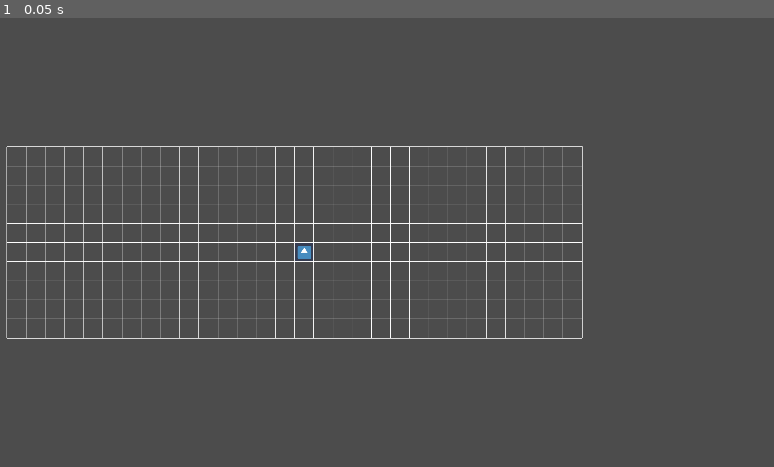
Above: before the commit, frame 1.
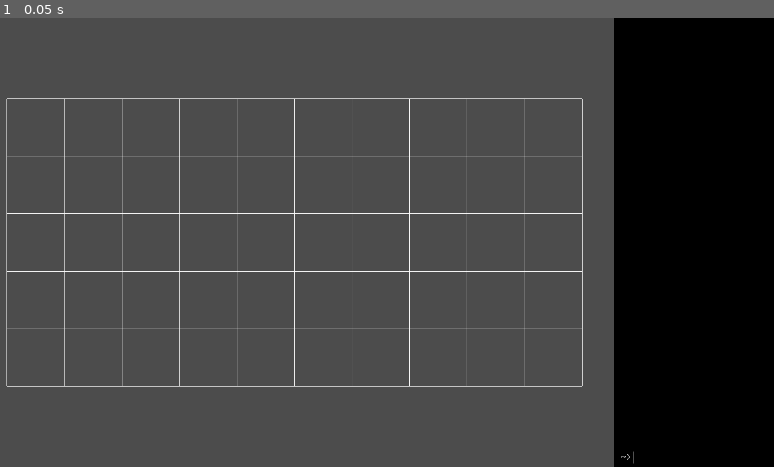
Above: after the commit, the same moment.

Repository: jwikiera/ggj23_root
Game: Godot game, scene res://Scenes/MainScene.tscn
Same seed, same stepped clock (60 frames per second), same inputs: the game is played once before the commit and once after it. The engine's default icon, where the game draws it, is replaced by a stand-in: a white triangle on a blue panel in a dark square.
Inputs:
- Up to frame 1 (0.05 s): no input

The runs differ from the first frame. In frame 1, 24% of the frame differs, in the area x 0-100%, y 0-100%.

Commit message:
moved grid functs to Folder

Diff:
--- a/godot_project/Elements/Element.gd
+++ b/godot_project/Elements/Element.gd
@@ -1,4 +1,4 @@
-extends Node
+extends Node2D
 
 class_name Element
 
@@ -9,7 +9,7 @@
 var parent
 
 # position dans la grille (unité : case)
-var position : Vector2
+#var position : Vector2
 
 # type de l'élément
 enum Type{
--- a/godot_project/Elements/Folder.gd
+++ b/godot_project/Elements/Folder.gd
@@ -1,4 +1,4 @@
-extends "res://Elements/Element.gd"
+extends Element
 
 class_name Folder
 
@@ -6,18 +6,71 @@
 
 var children: Array
 
+var cell_amount_x
+var cell_amount_y
 
-# Declare member variables here. Examples:
-# var a = 2
-# var b = "text"
+var grid = []
 
 
-# Called when the node enters the scene tree for the first time.
+var _cell_scene
+
 func _ready():
-	pass # Replace with function body.
+	print("Folder scene loaded")
+	add_child(Globals.console)
+	_cell_scene = load("res://Grid/Cell.tscn")
+	cell_amount_x = 10
+	cell_amount_y = 5
+	init_grid()
+	#print_grid_debug()
 
-#func addChild(child : Element):
-#	children.append(child)
+func _draw():
+	draw_grid_lines()
+
+#	var index = Vector2(int(Globals.grid_size_x / 2), int(Globals.grid_size_y / 2))
+#	draw_rect(Rect2(Globals.get_grid_pos_x() + index.x * Globals.get_grid_x_cell_size(),
+#		Globals.get_grid_pos_y() + index.y * Globals.get_grid_y_cell_size(), 5, 5), Color(1, 1, 1))
+
+#func fill_grid(grid):
+
+func _process(delta):
+	update()
+
+
+func init_grid():
+	pass
+#	for i in range(Globals.grid_size_y):
+#		Globals.grid.append([])
+#		for j in range(Globals.grid_size_x):
+#			var cell = _cell_scene.instance()
+#			add_child(cell)
+#			Globals.grid[i].append(cell)
+
+func print_grid_debug():
+	for i in range(Globals.grid_size_y):
+		for j in range(Globals.grid_size_x):
+			print(Globals.grid[i][j])
+
+func draw_grid_lines():
+	var x_size: float = GridUtils.get_grid_x_cell_size(self)
+	var y_size: float = GridUtils.get_grid_y_cell_size(self)
+
+	var i: int = 0 # y
+	while i < cell_amount_y + 1:
+		draw_line(
+			Vector2(GridUtils.get_grid_pos_x(self), GridUtils.get_grid_pos_y(self) + i * y_size),
+			Vector2(GridUtils.get_grid_pos_x(self) + cell_amount_x * x_size, GridUtils.get_grid_pos_y(self) + i * y_size),
+			Globals.COLORS['WHITE']
+		)
+		i += 1
+
+	var j: int = 0 # x
+	while j < cell_amount_x + 1:
+		draw_line(
+			Vector2(GridUtils.get_grid_pos_x(self) + j * x_size, GridUtils.get_grid_pos_y(self)),
+			Vector2(GridUtils.get_grid_pos_x(self) + j * x_size, GridUtils.get_grid_pos_y(self) + cell_amount_y * y_size),
+			Globals.COLORS['WHITE']
+		)
+		j += 1
 
 
 ######################
--- a/godot_project/Elements/Folder.tscn
+++ b/godot_project/Elements/Folder.tscn
@@ -1,5 +1,6 @@
-[gd_scene format=2]
+[gd_scene load_steps=2 format=2]
+
+[ext_resource path="res://Elements/Folder.gd" type="Script" id=1]
 
 [node name="Folder" type="Node2D"]
-
-[node name="CollisionShape2D" type="CollisionShape2D" parent="."]
+script = ExtResource( 1 )
--- a/godot_project/Player/Player.gd
+++ b/godot_project/Player/Player.gd
@@ -8,7 +8,7 @@
 	sprite_node = get_node("Sprite")
 	move_to_grid_center()
 	scale_self_to_grid()
-	print(Globals.get_index_from_physical_coords(Vector2(500, 500)))
+	#print(Globals.get_index_from_physical_coords(Vector2(500, 500)))
 
 func scale_self_to_grid():
 	var sprite_size: int = sprite_node.texture.get_width()
@@ -17,7 +17,7 @@
 	sprite_node.scale.y = 1 / ratio
 
 	var last_pos: Vector2 = self.get_position()
-	print("ratio: %f" % ratio)
+	#print("ratio: %f" % ratio)
 	last_pos.x -= (float(sprite_size) - Globals.get_grid_x_cell_size()) / 2
 	last_pos.y -= (float(sprite_size) - Globals.get_grid_x_cell_size()) / 2
 	self.set_position(last_pos)
@@ -43,11 +43,27 @@
 #
 #	move_and_collide(velocity)
 
+func get_self_center() -> Vector2:
+	var sprite_size_x: int = sprite_node.texture.get_width()
+	var sprite_size_y: int = sprite_node.texture.get_width()
+	return Vector2(
+		self.get_position().x + sprite_size_x * sprite_node.scale.x,
+		self.get_position().y + sprite_size_y * sprite_node.scale.y
+	)
 
 func _on_move_signal(direction: int) -> void:
-	var current_index: Vector2 = Globals.get_index_from_physical_coords(self.get_position())
+	print("my position:")
+	print(self.get_position())
+	print("my_center")
+	print(get_self_center())
+	var current_index: Vector2 = Globals.get_index_from_physical_coords(get_self_center())
 	print("got current index:")
 	print(current_index)
+	print("starting x index:")
+	print(Globals.get_grid_pos_x())
+	print("x size:")
+	print(Globals.grid_size_x)
+	print(Globals.get_grid_x_cell_size())
 	if direction == Commands.DIRS.DIR_UP:
 		var new_index: Vector2 = Vector2(current_index.x, current_index.y - 1)
 		self.set_position(Globals.get_physical_coords_of_grid_index(new_index))
--- a/godot_project/Scenes/MainScene.tscn
+++ b/godot_project/Scenes/MainScene.tscn
@@ -1,10 +1,6 @@
-[gd_scene load_steps=3 format=2]
+[gd_scene load_steps=2 format=2]
 
-[ext_resource path="res://Player/Player.tscn" type="PackedScene" id=1]
-[ext_resource path="res://Grid/Grid.tscn" type="PackedScene" id=2]
+[ext_resource path="res://Scripts/MainScene.gd" type="Script" id=1]
 
 [node name="MainScene" type="Node2D"]
-
-[node name="Player" parent="." instance=ExtResource( 1 )]
-
-[node name="Grid" parent="." instance=ExtResource( 2 )]
+script = ExtResource( 1 )
--- a/godot_project/Scripts/Console.gd
+++ b/godot_project/Scripts/Console.gd
@@ -1,8 +1,6 @@
 extends Node2D
 
 
-
-var console_x: float
 var input_node: LineEdit
 
 var command_history = []
@@ -12,12 +10,11 @@
 # Called when the node enters the scene tree for the first time.
 func _ready():
 	command_history_index = 0
-	console_x = get_viewport().size.x - Globals.get_console_width()
 	print("console ready (width %d)" % Globals.get_console_width())
 	input_node = get_node("Input")
 	input_node.grab_focus()
 	input_node.set_position(
-		Vector2(console_x + invite_len(),
+		Vector2(get_console_x() + invite_len(),
 		get_viewport().size.y - input_node.rect_size.y - 13
 		))
 	input_node.rect_size.x = Globals.get_console_width()
@@ -53,9 +50,12 @@
 		print("pressed down, index: %d" %command_history_index)
 	update()
 
+func get_console_x() -> float:
+	return get_viewport().size.x - Globals.get_console_width()
+
 func _draw():
 	var console_rect = Rect2(
-		console_x,
+		get_console_x(),
 		0,
 		Globals.get_console_width(),
 		get_viewport().size.y)
@@ -109,7 +109,7 @@
 	var command_height: float = get_viewport().size.y - input_node.rect_size.y - Globals.console_font.get_height()
 	for i in range(len(command_history)):
 		var command: String = command_history[len(command_history) - 1 - i]
-		draw_string(Globals.console_font, Vector2(console_x + invite_len(), command_height), get_text(command), get_color(command))
+		draw_string(Globals.console_font, Vector2(get_console_x() + invite_len(), command_height), get_text(command), get_color(command))
 		command_height -= (Globals.console_font.get_height() + 2)
 
 
@@ -117,4 +117,4 @@
 	return Globals.console_font.get_string_size(Globals.invite_text).x
 
 func draw_invite():
-	draw_string(Globals.console_font, Vector2(console_x, get_viewport().size.y - Globals.console_font.get_height() / 2), Globals.invite_text)
+	draw_string(Globals.console_font, Vector2(get_console_x(), get_viewport().size.y - Globals.console_font.get_height() / 2), Globals.invite_text)
--- /dev/null
+++ b/godot_project/Scripts/MainScene.gd
@@ -0,0 +1,29 @@
+extends Node2D
+
+
+# Declare member variables here. Examples:
+# var a = 2
+# var b = "text"
+
+
+# Called when the node enters the scene tree for the first time.
+func _ready():
+#	var console_ = load("res://Scenes/Console.tscn")
+#	var console = console_.instance()
+#
+
+	var folder_ = load("res://Elements/Folder.tscn")
+	var folder = folder_.instance()
+	get_tree().change_scene_to(folder_)
+
+
+#	var console = load("res://Scenes/Console.tscn").instance()
+#	var folder = load("res://Elements/Folder.tscn").instance()
+#	folder.add_child(console)
+#	get_tree().root.add_child(folder)
+#	get_tree().change_scene_to(null)
+
+
+# Called every frame. 'delta' is the elapsed time since the previous frame.
+#func _process(delta):
+#	pass
--- a/godot_project/Singletons/Globals.gd
+++ b/godot_project/Singletons/Globals.gd
@@ -1,4 +1,8 @@
 extends Node2D
+
+
+var console
+var current_folder: Folder
 
 
 var _console_width: float = 20 #(percentage)
@@ -8,9 +12,9 @@
 var invite_text = '  ~> '
 var seed_ = 'ibib3fi3b'
 
-var grid = []
-var grid_size_x = 30
-var grid_size_y = 10
+#var grid = []
+#var grid_size_x = 30
+#var grid_size_y = 11
 var _grid_margin = 10
 
 
@@ -26,6 +30,7 @@
 	console_font = DynamicFont.new()
 	console_font.font_data = load("res://Fonts/Calculator.ttf")
 	console_font.size = console_font_size
+	console = load("res://Scenes/Console.tscn").instance()
 	#print(console_font.size)
 
 func get_console_width() -> float:
@@ -36,77 +41,3 @@
 
 func get_y_grid_margin():
 	return get_viewport().size.y / 100 * _grid_margin
-
-func get_grid_pos_x():
-	var rx = (get_viewport().size.x - get_console_width() - get_x_grid_margin()) / grid_size_x
-	var ry = (get_viewport().size.y - get_y_grid_margin()) / grid_size_y
-	if rx < ry:
-		ry = rx
-	else:
-		rx = ry
-
-	var total_x_len = rx * grid_size_x
-	return (get_viewport().size.x - get_console_width() - total_x_len) / 2
-
-func get_grid_pos_y():
-	var rx = (get_viewport().size.x - get_console_width() - get_x_grid_margin()) / grid_size_x
-	var ry = (get_viewport().size.y - get_y_grid_margin()) / grid_size_y
-	if rx < ry:
-		ry = rx
-	else:
-		rx = ry
-
-	var total_y_len = ry * grid_size_y
-	return (get_viewport().size.y - total_y_len) / 2
-
-func get_grid_end_x():
-	return get_grid_pos_x() + get_grid_x_cell_size() * grid_size_x
-
-func get_grid_end_y():
-	return get_grid_pos_y() + get_grid_y_cell_size() * grid_size_y
-
-func get_grid_x_cell_size():
-	var rx = (get_viewport().size.x - get_console_width() - get_x_grid_margin()) / grid_size_x
-	var ry = (get_viewport().size.y - get_y_grid_margin()) / grid_size_y
-	if rx < ry:
-		ry = rx
-	else:
-		rx = ry
-	return rx
-
-func get_grid_y_cell_size():
-	var rx = (get_viewport().size.x - get_console_width() - get_x_grid_margin()) / grid_size_x
-	var ry = (get_viewport().size.y - get_y_grid_margin()) / grid_size_y
-	if rx < ry:
-		ry = rx
-	else:
-		rx = ry
-	return ry
-
-func get_physical_coords_of_grid_index(index: Vector2) -> Vector2:
-	if (index.x < 0 or index.y < 0 or index.x > grid_size_x - 1 or index.y > grid_size_y - 1):
-		print("Error, get_physical_coords_of_grid_index index out of range")
-		return Vector2.ZERO
-	return Vector2(
-		get_grid_pos_x() + index.x * get_grid_x_cell_size(),
-		get_grid_pos_y() + index.y * get_grid_y_cell_size()
-	)
-
-func get_index_from_physical_coords(coords: Vector2) -> Vector2:
-	if coords.x > get_grid_end_x() or coords.y > get_grid_end_y() or coords.x < get_grid_pos_x() or coords.y < get_grid_pos_y():
-		print("Error: get_index_from_physical_coords index out of range")
-		return Vector2.ZERO
-	var res_x = 0
-	var res_y = 0
-
-	for i in range(grid_size_x - 1):
-		if coords.x >= get_grid_pos_x() + i * get_grid_x_cell_size():
-			res_x = i
-	for i in range(grid_size_y - 1):
-		if coords.y >= get_grid_pos_y() + i * get_grid_y_cell_size():
-			res_y = i
-
-	return Vector2(
-		res_x,
-		res_y
-	)
--- /dev/null
+++ b/godot_project/Singletons/GridUtils.gd
@@ -0,0 +1,75 @@
+extends Node
+
+func get_grid_pos_x(folder: Folder):
+	var rx = (get_viewport().size.x - Globals.get_console_width() - Globals.get_x_grid_margin()) / folder.cell_amount_x
+	var ry = (get_viewport().size.y - Globals.get_y_grid_margin()) / folder.cell_amount_y
+	if rx < ry:
+		ry = rx
+	else:
+		rx = ry
+
+	var total_x_len = rx * folder.cell_amount_x
+	return (get_viewport().size.x - Globals.get_console_width() - total_x_len) / 2
+
+func get_grid_pos_y(folder: Folder):
+	var rx = (get_viewport().size.x - Globals.get_console_width() - Globals.get_x_grid_margin()) / folder.cell_amount_x
+	var ry = (get_viewport().size.y - Globals.get_y_grid_margin()) / folder.cell_amount_y
+	if rx < ry:
+		ry = rx
+	else:
+		rx = ry
+
+	var total_y_len = ry * folder.cell_amount_y
+	return (get_viewport().size.y - total_y_len) / 2
+
+func get_grid_end_x(folder: Folder):
+	return get_grid_pos_x(folder) + get_grid_x_cell_size(folder) * folder.cell_amount_x
+
+func get_grid_end_y(folder: Folder):
+	return get_grid_pos_y(folder) + get_grid_y_cell_size(folder) * folder.cell_amount_y
+
+func get_grid_x_cell_size(folder: Folder):
+	var rx = (get_viewport().size.x - Globals.get_console_width() - Globals.get_x_grid_margin()) / folder.cell_amount_x
+	var ry = (get_viewport().size.y - Globals.get_y_grid_margin()) / folder.cell_amount_y
+	if rx < ry:
+		ry = rx
+	else:
+		rx = ry
+	return rx
+
+func get_grid_y_cell_size(folder: Folder):
+	var rx = (get_viewport().size.x - Globals.get_console_width() - Globals.get_x_grid_margin()) / folder.cell_amount_x
+	var ry = (get_viewport().size.y - Globals.get_y_grid_margin()) / folder.cell_amount_y
+	if rx < ry:
+		ry = rx
+	else:
+		rx = ry
+	return ry
+
+func get_physical_coords_of_grid_index(folder: Folder, index: Vector2) -> Vector2:
+	if (index.x < 0 or index.y < 0 or index.x > folder.cell_amount_x - 1 or index.y > folder.cell_amount_y - 1):
+		print("Error, get_physical_coords_of_grid_index index out of range")
+		return Vector2.ZERO
+	return Vector2(
+		get_grid_pos_x(folder) + index.x * get_grid_x_cell_size(folder),
+		get_grid_pos_y(folder) + index.y * get_grid_y_cell_size(folder)
+	)
+
+func get_index_from_physical_coords(folder: Folder, coords: Vector2) -> Vector2:
+	if coords.x > get_grid_end_x(folder) or coords.y > get_grid_end_y(folder) or coords.x < get_grid_pos_x(folder) or coords.y < get_grid_pos_y(folder):
+		print("Error: get_index_from_physical_coords index out of range")
+		return Vector2.ZERO
+#	var res_x = 0
+#	var res_y = 0
+#
+#	for i in range(grid_size_x - 1):
+#		if coords.x >= get_grid_pos_x() + i * get_grid_x_cell_size():
+#			res_x = i
+#	for i in range(grid_size_y - 1):
+#		if coords.y >= get_grid_pos_y() + i * get_grid_y_cell_size():
+#			res_y = i
+
+	return Vector2(
+		int(floor((coords.x - get_grid_pos_x(folder)) / get_grid_x_cell_size(folder))) - 1,
+		int(floor((coords.y - get_grid_pos_y(folder)) / get_grid_y_cell_size(folder))) - 1
+	)
--- a/godot_project/project.godot
+++ b/godot_project/project.godot
@@ -19,12 +19,12 @@
 "language": "GDScript",
 "path": "res://Elements/CheckpointFile.gd"
 }, {
-"base": "Node",
+"base": "Node2D",
 "class": "Element",
 "language": "GDScript",
 "path": "res://Elements/Element.gd"
 }, {
-"base": "Node",
+"base": "Element",
 "class": "Folder",
 "language": "GDScript",
 "path": "res://Elements/Folder.gd"
@@ -58,7 +58,8 @@
 
 Globals="*res://Singletons/Globals.tscn"
 Commands="*res://Scripts/Commands.gd"
-Util="*res://Scripts/Util.gd"
+Util="*res://Singletons/Util.gd"
+GridUtils="*res://Singletons/GridUtils.gd"
 
 [display]
 
Renamed: godot_project/Scripts/Util.gd -> godot_project/Singletons/Util.gd
